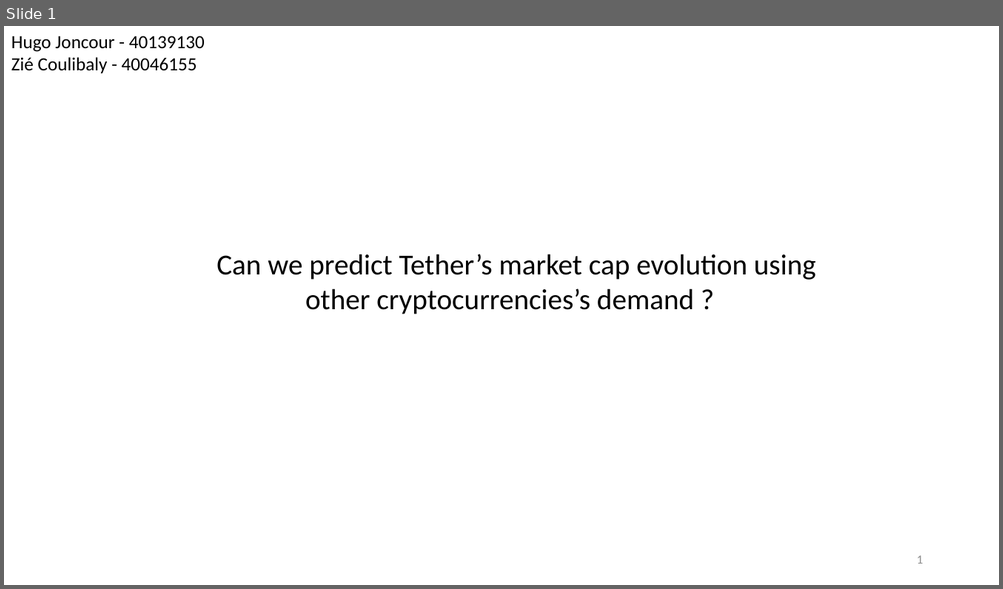
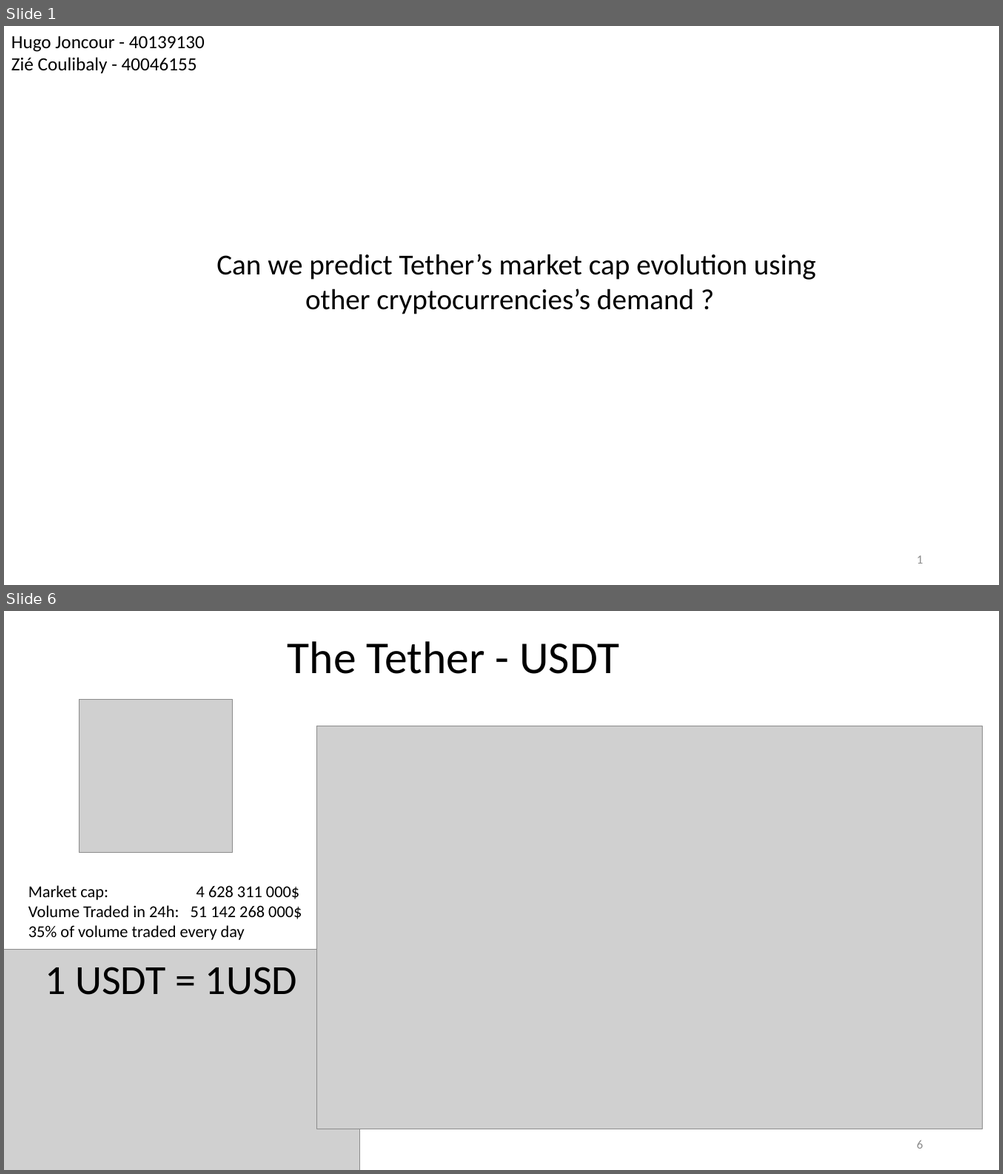
Before and after one commit to SanteauX/ECON422_R_Project, a slide deck: Presentation/ECON 422 - Presentation.pptx. Shown one above the other, each under a label of ours: slide 1 before the commit, slides 1 and 6 after it; the slides between them are not shown. The pictures are 1003x589 and 1003x1174 pixels, drawn with LibreOffice and Linux fonts; fonts in the diff are those of the drawing; grey boxes stand for pictures; background and template pictures are left out. Boxes give left, top, right and bottom in pixels: in the first picture for what was removed or moved away, otherwise in the second. Text is boxed around its words. In the diff, an @@ line names an element or a change of style, - is before the commit and + after.

```diff
--- a/Presentation/ECON 422 - Presentation.pptx
+++ b/Presentation/ECON 422 - Presentation.pptx
@@ slide 6 added at <box>4,611,999,1170</box>, background #FFFFFF @@
@@ text added at <box>287,641,619,674</box>, 44 pt, text #000000 @@
+The Tether - USDT
@@ picture added at <box>79,700,233,854</box> @@
@@ picture added at <box>316,726,982,1130</box> @@
@@ text added at <box>28,886,301,940</box>, 16 pt, text #000000 @@
+Market cap: 4 628 311 000$
+Volume Traded in 24h: 51 142 268 000$
+35% of volume traded every day
@@ picture added at <box>4,950,360,1170</box> @@
@@ text added at <box>45,967,297,995</box>, 40 pt, text #000000 @@
+1 USDT = 1USD
@@ page number added at <box>916,1141,922,1149</box>, 12 pt, text #8C8C8C @@
+6
```
Also in this commit, not shown: 4 slides changed, 16 other slides added, 36 other files.
